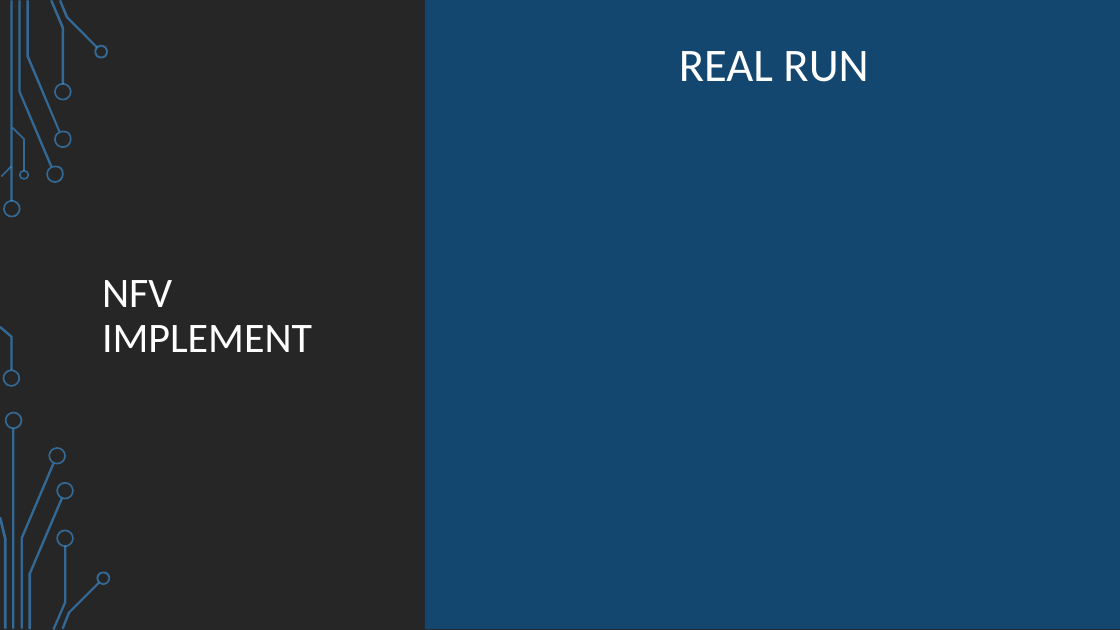
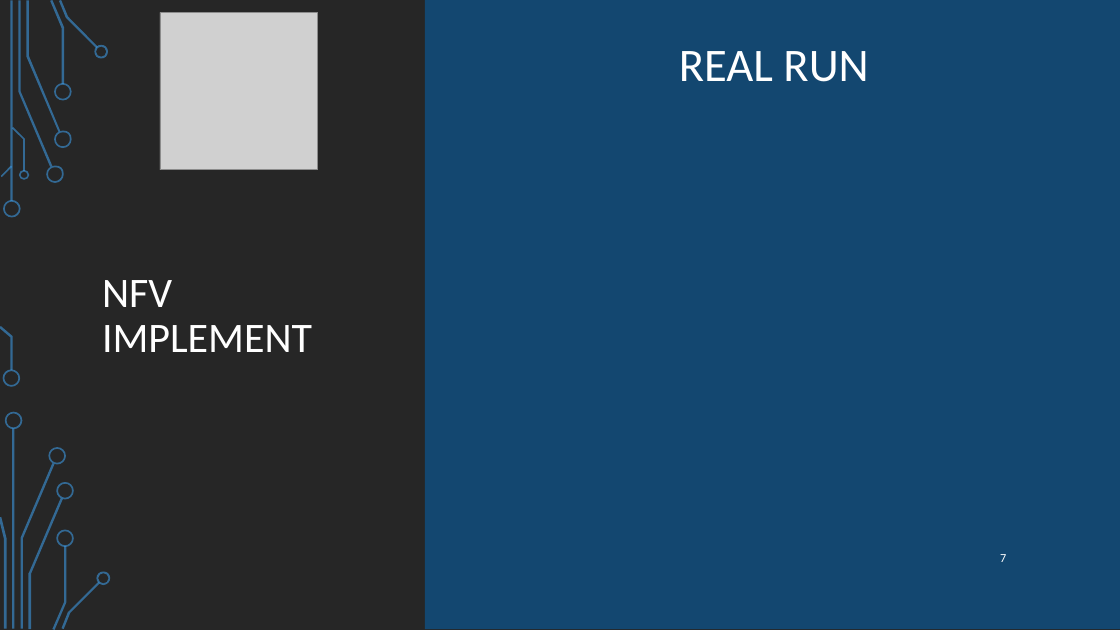
Before and after one commit to ataeiamirhosein/NetFuncVirt, a slide deck: slide 7 of Ip_lookup_algorithms.pptx. Drawn at 1120x630 pixels with LibreOffice and Linux fonts; fonts in the diff are those of the drawing; grey boxes stand for pictures; background and template pictures are left out. Boxes give left, top, right and bottom in pixels: in the first picture for what was removed or moved away, otherwise in the second. Text is boxed around its words. In the diff, an @@ line names an element or a change of style, - is before the commit and + after.

```diff
--- a/Ip_lookup_algorithms.pptx
+++ b/Ip_lookup_algorithms.pptx
@@ picture added at box(160, 13, 318, 171) @@
@@ page number added at box(1000, 554, 1006, 562), 10.5 pt, text #FFFFFF @@
+7
```
Also in this commit, not shown: 10 other slides changed.
